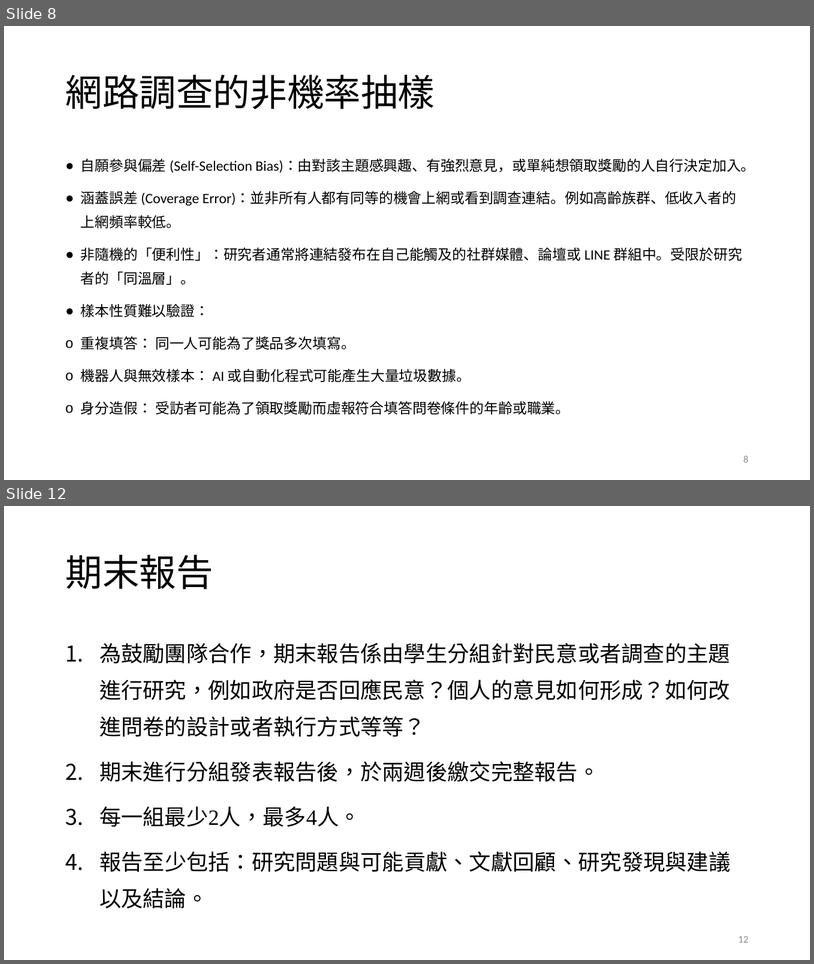
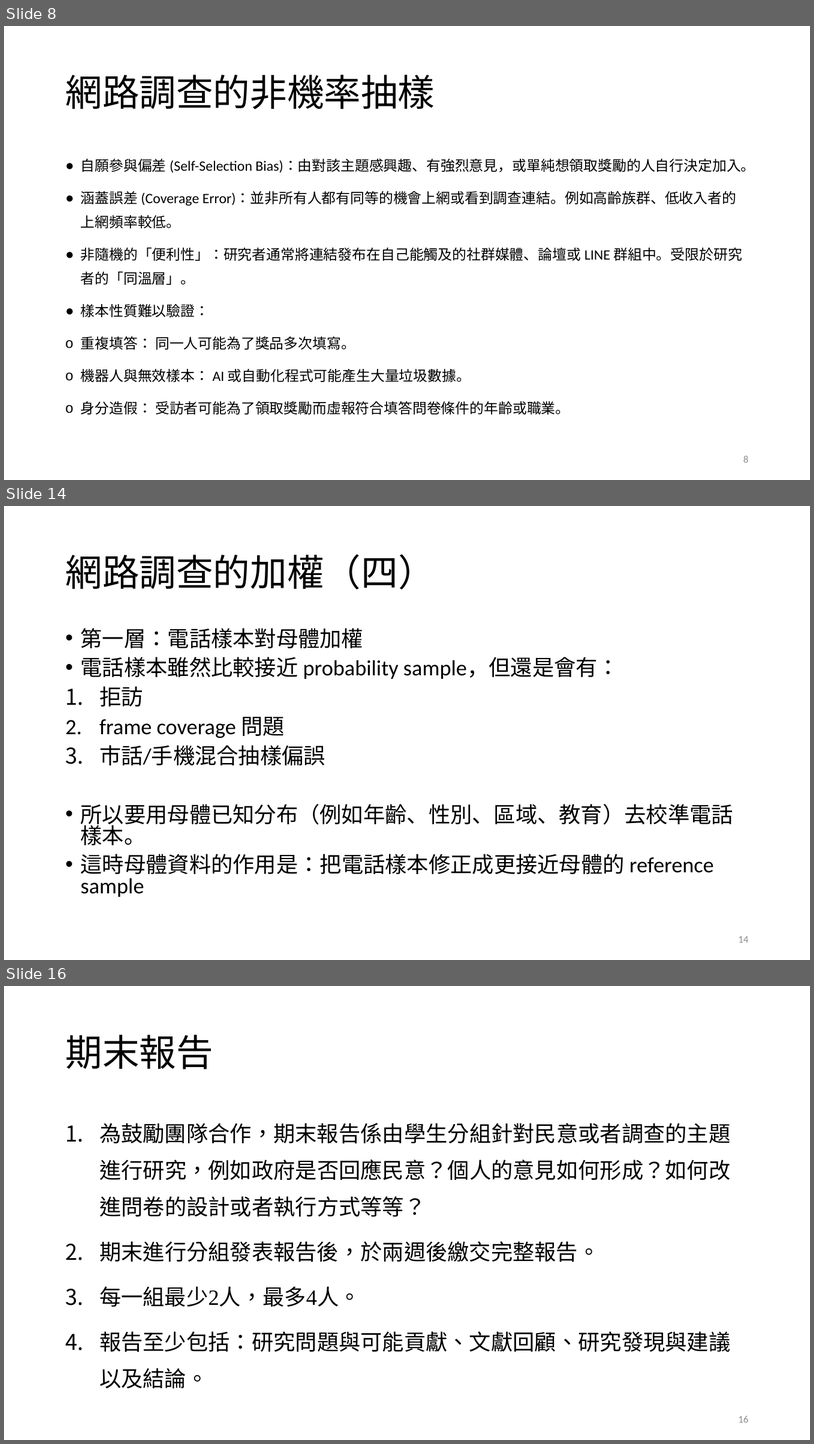
Before and after one commit to TsaiChiahung/PublicOpinion2026, a slide deck: 投影片/民意與調查Week4.pptx. Shown one above the other, each under a label of ours: slides 8 and 12 before the commit, slides 8, 14 and 16 after it; the slides between them are not shown. The pictures are 814x964 and 814x1444 pixels, drawn with LibreOffice and Linux fonts; fonts in the diff are those of the drawing. Boxes give left, top, right and bottom in pixels: in the first picture for what was removed or moved away, otherwise in the second. Text is boxed around its words. In the diff, an @@ line names an element or a change of style, - is before the commit and + after.

```diff
--- a/投影片/民意與調查Week4.pptx
+++ b/投影片/民意與調查Week4.pptx
@@ slide 14 added at <box>4,506,810,960</box>, background #FFFFFF @@
@@ title added at <box>65,554,435,589</box>, 44 pt, text #000000 @@
+網路調查的加權（四）
@@ text added at <box>81,628,734,897</box>, 25.9 pt, text #000000 @@
+• 第一層：電話樣本對母體加權
+• 電話樣本雖然比較接近 probability sample，但還是會有：
+1. 拒訪
+2. frame coverage 問題
+3. 市話/手機混合抽樣偏誤
+• 所以要用母體已知分布（例如年齡、性別、區域、教育）去校準電話樣本。
+• 這時母體資料的作用是：把電話樣本修正成更接近母體的 reference sample
@@ page number added at <box>738,936,749,942</box>, 12 pt, text #8C8C8C @@
+14
@@ what was slide 12 is now slide 16 @@
@@ page number at <box>738,1416,749,1422</box>: text changed @@
-12
+16
```
Also in this commit, not shown: 3 slides changed, 3 other slides added, 1 other file.
